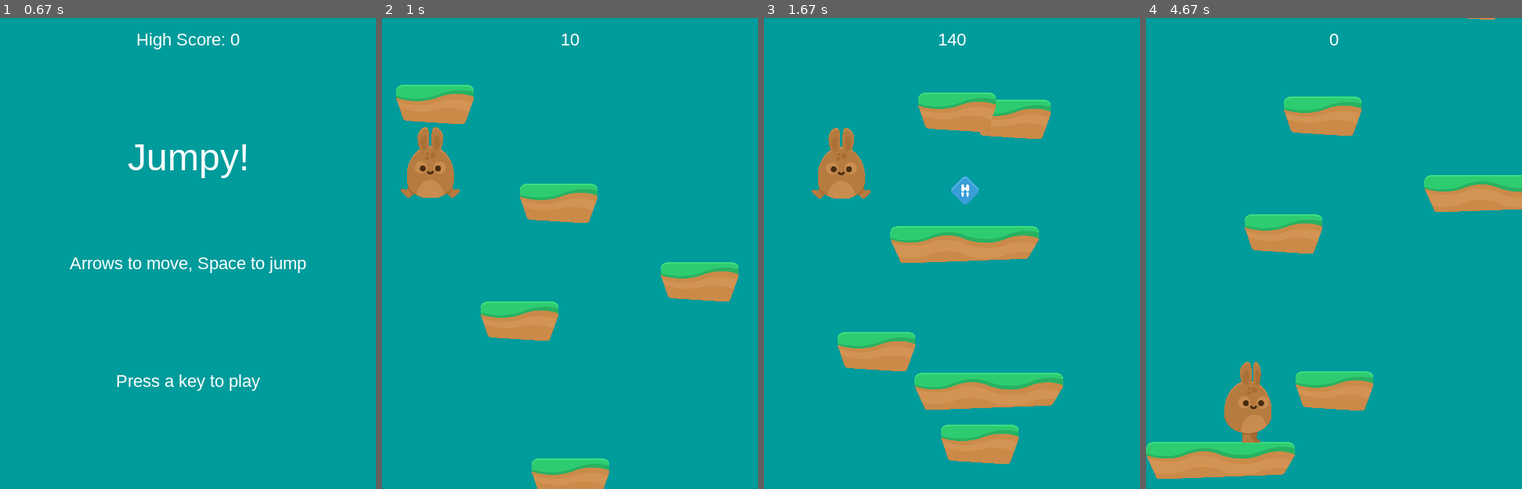
Above: before the commit, frames 1-4 (left to right).
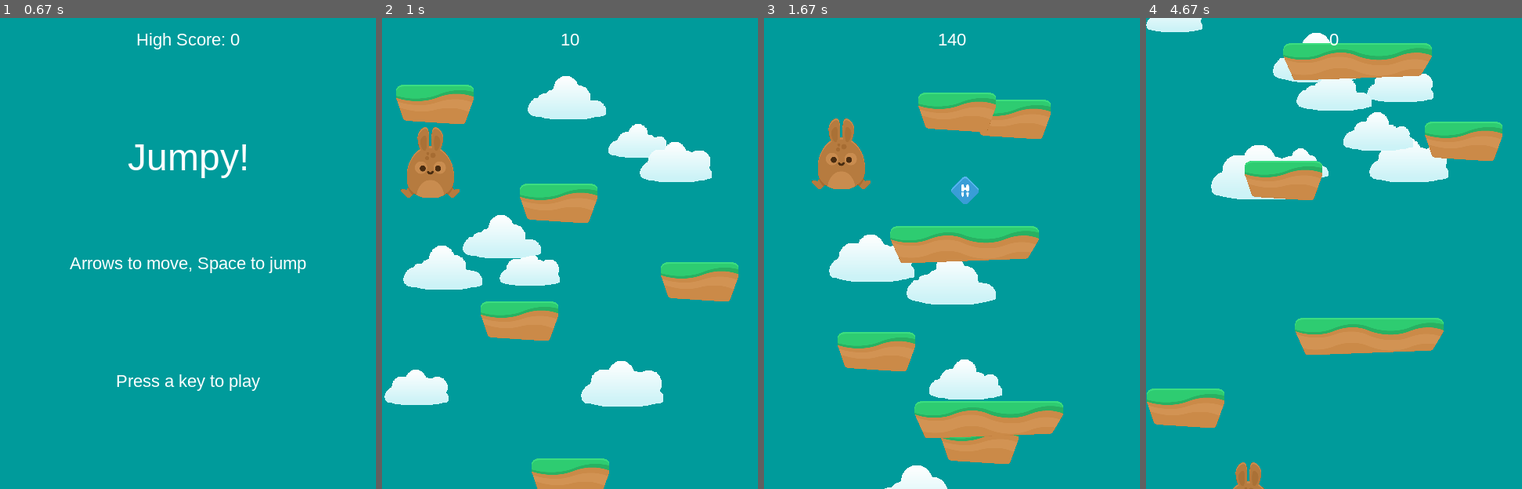
Above: after the commit, the same moments.

Repository: Flame753/games
Game: pygame game, started from platform/main.py
The game is run twice, just before and just after one commit, with the same random seed, the same clock (stepped at 60 frames per second) and the same inputs.
Inputs:
- Up to frame 1 (0.67 s): hold Right from 0.33 s (still down)
- Up to frame 2 (1 s): release Right at 0.8 s; hold Right from 0.83 s (still down)
- Up to frame 3 (1.67 s): release Right at 1.3 s; hold Left from 1.33 s (still down)
- Up to frame 4 (4.67 s): release Left at 1.87 s; hold Left 1.9-2.3 s; hold Right 2.33-2.97 s; hold Left 3-3.47 s; hold Right 3.5-3.97 s; hold Right 4-4.47 s; hold Left from 4.5 s (still down)

Frame 1 is identical in both runs. In frame 2, 8.9% of the frame differs, in the area x 0-88%, y 12-83%; in frame 3, 9.5%; in frame 4, 27%, in the area x 0-100%, y 0-100%.

Commit message:
scrolling background

Diff:
--- a/platform/main.py
+++ b/platform/main.py
@@ -37,6 +37,10 @@
 
         # load spritesheet image
         self.spritesheet = Spritesheet(path.join(img_dir, SPRITESHEET))
+        # cloud images
+        self.cloud_images = []
+        for i in range(1, 4):
+            self.cloud_images.append(pg.image.load(path.join(img_dir, 'cloud{}.png'.format(i))).convert())
         # load sounds
         self.snd_dir = path.join(self.dir, 'snd')
         self.jump_sound = pg.mixer.Sound(path.join(self.snd_dir, 'Jump33.wav'))
@@ -49,6 +53,7 @@
         self.platforms = pg.sprite.Group()
         self.powerups = pg.sprite.Group()
         self.mobs = pg.sprite.Group()
+        self.clouds = pg.sprite.Group()
 
         self.player = Player(self)
 
@@ -56,6 +61,9 @@
             Platform(self, *plat)
         self.mob_timer = 0
         pg.mixer.music.load(path.join(self.snd_dir, 'Happy Tune.wav'))
+        for i in range(8):
+            c = Cloud(self)
+            c.rect.y += 500
         self.run()
 
     def run(self):
@@ -79,9 +87,10 @@
             self.mob_timer = now
             Mob(self)
         # hit mobs?
-        mob_hits = pg.sprite.spritecollide(self.player, self.mobs, False, pg.sprite.collide_mask)
+        mob_hits = pg.sprite.spritecollide(self.player, self.mobs, False)
         if mob_hits:
-            self.playing = False
+            if pg.sprite.collide_mask(self.player, mob_hits[0]):
+                self.playing = False
 
         # check if player hits a platform - only if falling
         if self.player.vel.y > 0:
@@ -101,7 +110,11 @@
 
         # if player reaches top 1/4 of screen
         if self.player.rect.top <= HEIGHT / 4:
-            self.player.pos.y += max(abs(self.player.vel.y), 2)
+            if random.randrange(100) < 15:
+                Cloud(self)
+            self.player.pos.y += max(int(abs(self.player.vel.y)), 2)
+            for cloud in self.clouds:
+                cloud.rect.y += max(int(abs(self.player.vel.y / 2)), 2)
             for mob in self.mobs:
                 mob.rect.y += max(int(abs(self.player.vel.y)), 2)
             for plat in self.platforms:
--- a/platform/settings.py
+++ b/platform/settings.py
@@ -21,6 +21,7 @@
 PLATFORM_LAYER = 1
 POW_LAYER = 1
 MOB_LAYER = 2
+CLOUD_LAYER = 0
 
 # starting platforms
 PLATFORM_LIST = [(0, HEIGHT - 60),
--- a/platform/sprites.py
+++ b/platform/sprites.py
@@ -137,6 +137,27 @@
         self.mask = pg.mask.from_surface(self.image)
 
 
+class Cloud(pg.sprite.Sprite):
+    def __init__(self, game):
+        self._layer = CLOUD_LAYER
+        self.groups = game.all_sprites, game.clouds
+        pg.sprite.Sprite.__init__(self, self.groups)
+        self.game = game
+        self.image = choice(self.game.cloud_images)
+        self.image.set_colorkey(BLACK)
+        self.rect = self.image.get_rect()
+        scale = randrange(50, 101) / 100
+        self.image = pg.transform.scale(self.image, (int(self.rect.width * scale),
+                                                     int(self.rect.height * scale)))
+        self.rect.x = randrange(WIDTH - self.rect.width)
+        self.rect.y = randrange(-500, -50)
+
+    def update(self):
+        if self.rect.top > HEIGHT * 2:
+            self.kill()
+
+
+
 class Platform(pg.sprite.Sprite):
     def __init__(self, game, x, y):
         self._layer = PLATFORM_LAYER
Binary file added: platform/img/cloud1.png
Binary file added: platform/img/cloud2.png
Binary file added: platform/img/cloud3.png
